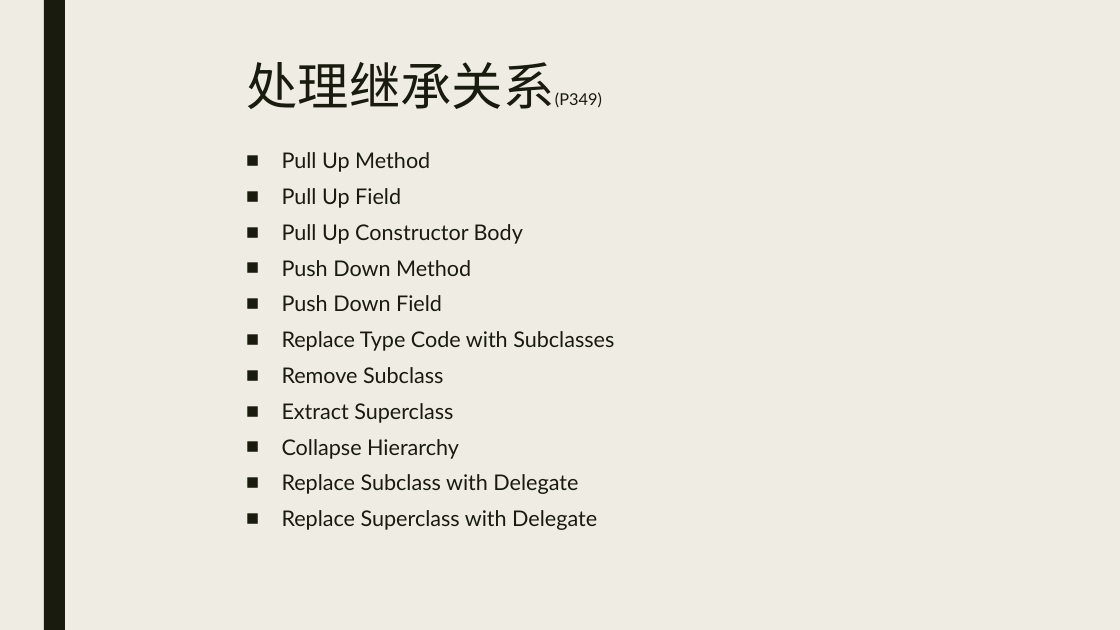
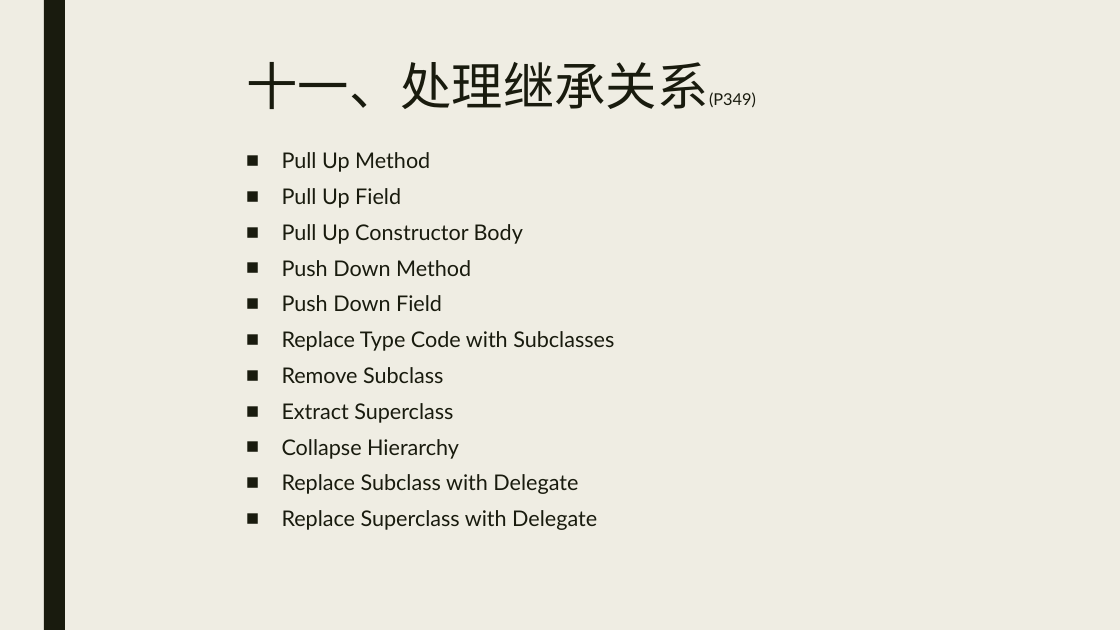
Before and after one commit to ZhengAu/CS_Study, a slide deck: slide 14 of Refactoring/Refactoring.pptx. Drawn at 1120x630 pixels with LibreOffice and Linux fonts; fonts in the diff are those of the drawing. Boxes give left, top, right and bottom in pixels: in the first picture for what was removed or moved away, otherwise in the second. Text is boxed around its words. In the diff, an @@ line names an element or a change of style, - is before the commit and + after.

Commit message:
update

```diff
--- a/Refactoring/Refactoring.pptx
+++ b/Refactoring/Refactoring.pptx
@@ title at (247,62,756,109): text changed @@
-处理继承关系(P349)
+十一、处理继承关系(P349)
```
Also in this commit, not shown: 9 other slides changed.
